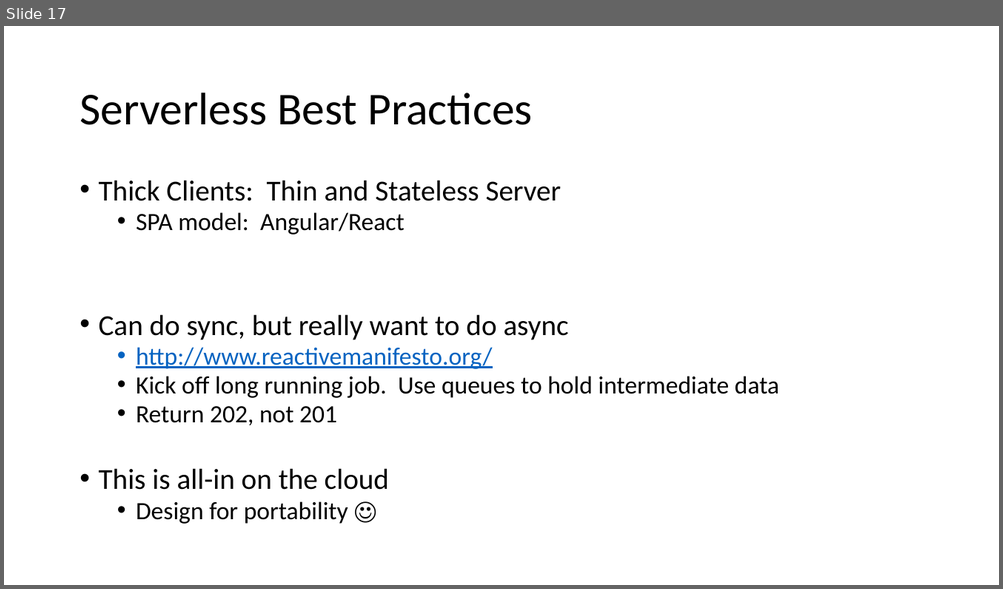
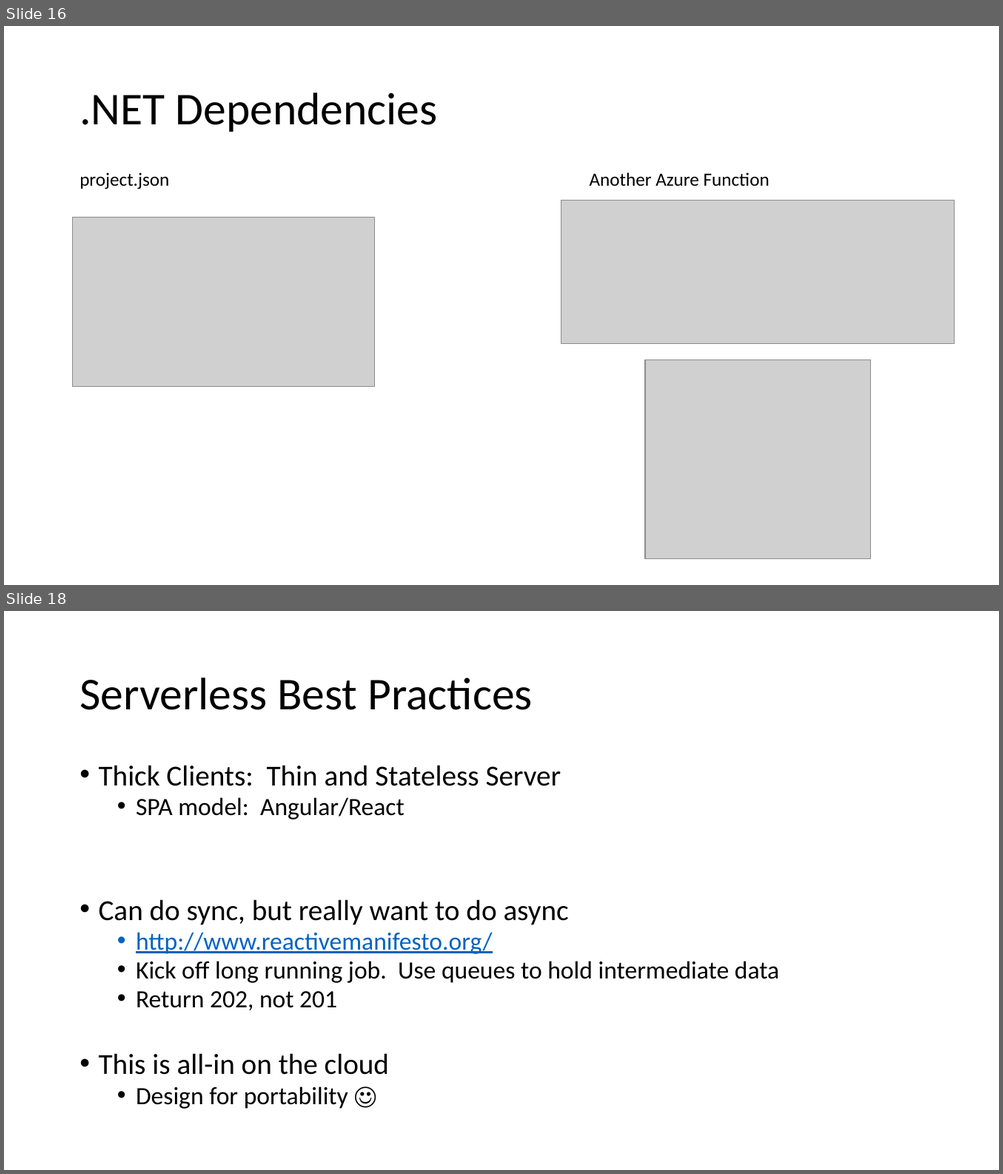
Before and after one commit to jamessdixon/Trinug.MainMeeting.March2017, a slide deck: Presentation/AzureFunctions.pptx. Shown one above the other, each under a label of ours: slide 17 before the commit, slides 16 and 18 after it; the slides between them are not shown. The pictures are 1003x589 and 1003x1174 pixels, drawn with LibreOffice and Linux fonts; fonts in the diff are those of the drawing; grey boxes stand for pictures. Boxes give left, top, right and bottom in pixels: in the first picture for what was removed or moved away, otherwise in the second. Text is boxed around its words. In the diff, an @@ line names an element or a change of style, - is before the commit and + after.

Commit message:
Changed naming.  Added Twitter project

```diff
--- a/Presentation/AzureFunctions.pptx
+++ b/Presentation/AzureFunctions.pptx
@@ slide 16 added at (4,26,999,585), background #FFFFFF @@
@@ title added at (79,93,438,132), 44 pt, text #000000 @@
+.NET Dependencies
@@ text added at (79,173,169,190), 18 pt, text #000000 @@
+project.json
@@ text added at (589,173,769,187), 18 pt, text #000000 @@
+Another Azure Function
@@ picture added at (561,201,955,345) @@
@@ picture added at (73,218,375,387) @@
@@ picture added at (645,360,871,560) @@
@@ what was slide 17 is now slide 18 @@
```
Also in this commit, not shown: 1 slide changed, 1 other slide added, 1 slide removed, 42 other files.
